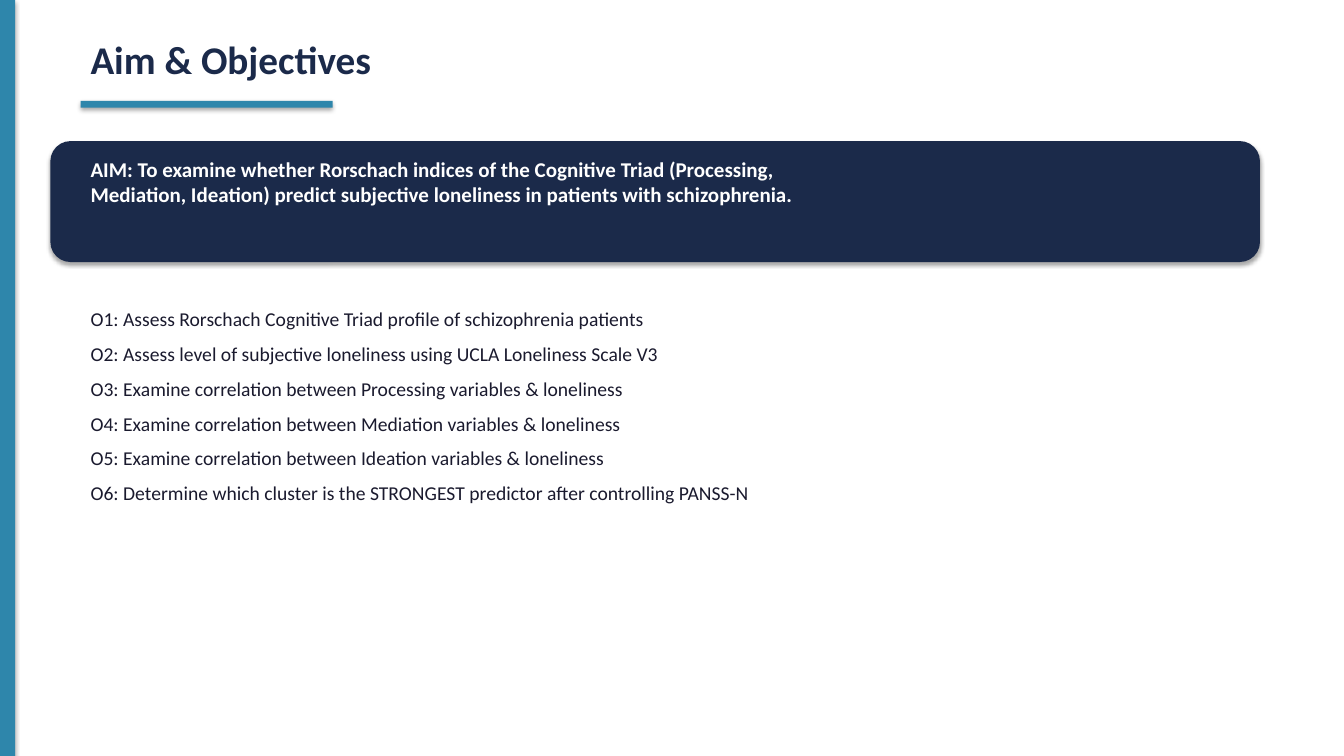
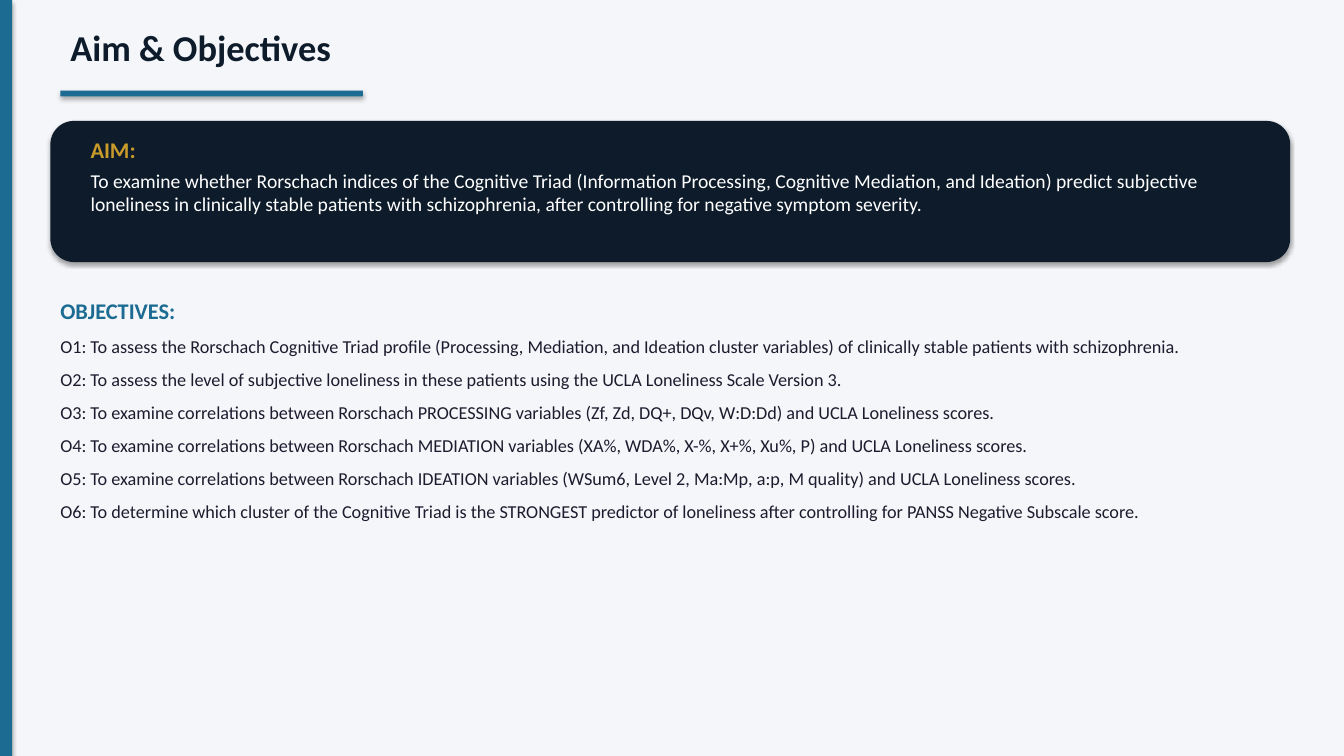
Before and after one commit to tejasdangodra786-byte/Dango-kiro, a slide deck: slide 11 of Research_Proposal_Rorschach_Loneliness_PPT.pptx (slide 8 before the commit). Drawn at 1344x756 pixels with LibreOffice and Linux fonts; fonts in the diff are those of the drawing. Boxes give left, top, right and bottom in pixels: in the first picture for what was removed or moved away, otherwise in the second. Text is boxed around its words. In the diff, an @@ line names an element or a change of style, - is before the commit and + after.

```diff
--- a/Research_Proposal_Rorschach_Loneliness_PPT.pptx
+++ b/Research_Proposal_Rorschach_Loneliness_PPT.pptx
@@ rectangle at (x1=0, y1=0, x2=1344, y2=756): fill #FFFFFF to #F4F6F9 @@
@@ rectangle at (x1=0, y1=0, x2=12, y2=756): fill #2E86AB to #1B6B93 @@
@@ text "Aim & Objectives" moved from (x1=91, y1=46, x2=371, y2=81) to (x1=70, y1=35, x2=331, y2=67) @@
@@ text "Aim & Objectives" at (x1=70, y1=35, x2=331, y2=67): size 28 to 26 pt, text colour #1B2A4A to #0D1B2A; more space between paragraphs @@
@@ rectangle at (x1=60, y1=91, x2=363, y2=97): fill #2E86AB to #1B6B93 @@
@@ rectangle resized from (x1=81, y1=101, x2=333, y2=108) to (x1=60, y1=91, x2=363, y2=97) @@
@@ rounded rectangle resized from (x1=50, y1=141, x2=1260, y2=262) to (x1=50, y1=121, x2=1291, y2=262) @@
@@ rounded rectangle at (x1=50, y1=121, x2=1291, y2=262): fill #1B2A4A to #0D1B2A @@
@@ text at (x1=91, y1=143, x2=1197, y2=215): text changed; size 15 to 14 pt; bold off @@
-AIM: To examine whether Rorschach indices of the Cognitive Triad (Processing,
-Mediation, Ideation) predict subjective loneliness in patients with schizophrenia.
+AIM:
+To examine whether Rorschach indices of the Cognitive Triad (Information Processing, Cognitive Mediation, and Ideation) predict subjective loneliness in clinically stable patients with schizophrenia, after controlling for negative symptom severity.
@@ text at (x1=60, y1=304, x2=1179, y2=521): text changed; size 14 to 13 pt; text colour #1A1A2E to #1C1C2E @@
-O1: Assess Rorschach Cognitive Triad profile of schizophrenia patients
-O2: Assess level of subjective loneliness using UCLA Loneliness Scale V3
-O3: Examine correlation between Processing variables & loneliness
-O4: Examine correlation between Mediation variables & loneliness
-O5: Examine correlation between Ideation variables & loneliness
-O6: Determine which cluster is the STRONGEST predictor after controlling PANSS-N
+OBJECTIVES:
+O1: To assess the Rorschach Cognitive Triad profile (Processing, Mediation, and Ideation cluster variables) of clinically stable patients with schizophrenia.
+O2: To assess the level of subjective loneliness in these patients using the UCLA Loneliness Scale Version 3.
+O3: To examine correlations between Rorschach PROCESSING variables (Zf, Zd, DQ+, DQv, W:D:Dd) and UCLA Loneliness scores.
+O4: To examine correlations between Rorschach MEDIATION variables (XA%, WDA%, X-%, X+%, Xu%, P) and UCLA Loneliness scores.
+O5: To examine correlations between Rorschach IDEATION variables (WSum6, Level 2, Ma:Mp, a:p, M quality) and UCLA Loneliness scores.
+O6: To determine which cluster of the Cognitive Triad is the STRONGEST predictor of loneliness after controlling for PANSS Negative Subscale score.
```
Also in this commit, not shown: 6 other slides changed, 11 slides added, 9 slides removed, 1 other file.
